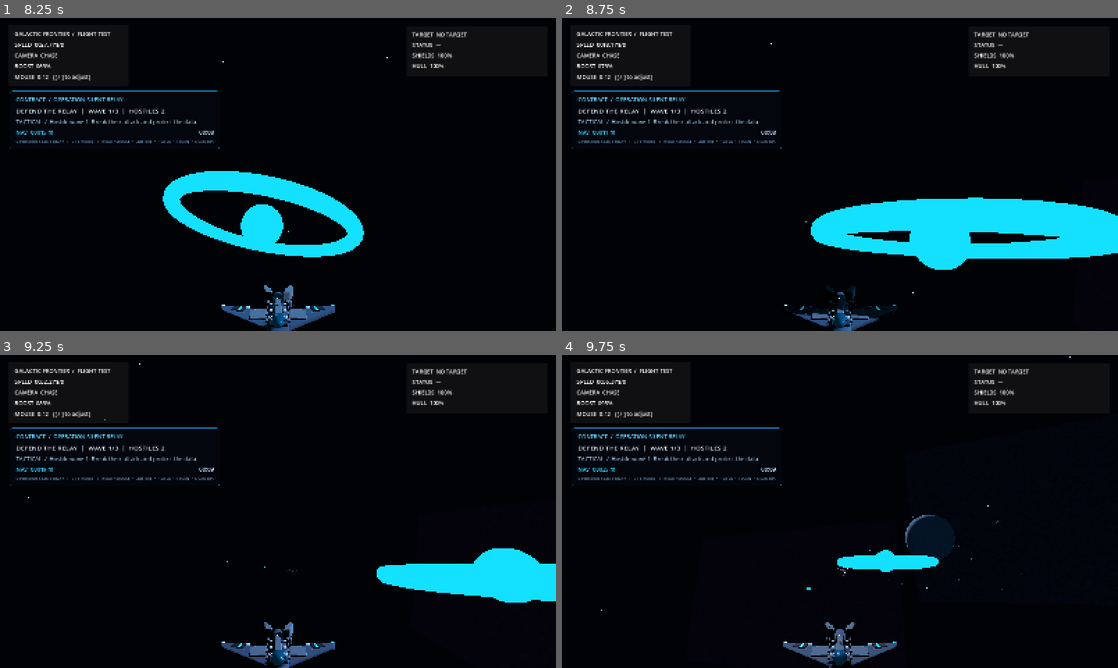
Above: before the commit, frames 1-4 (two rows, left to right).
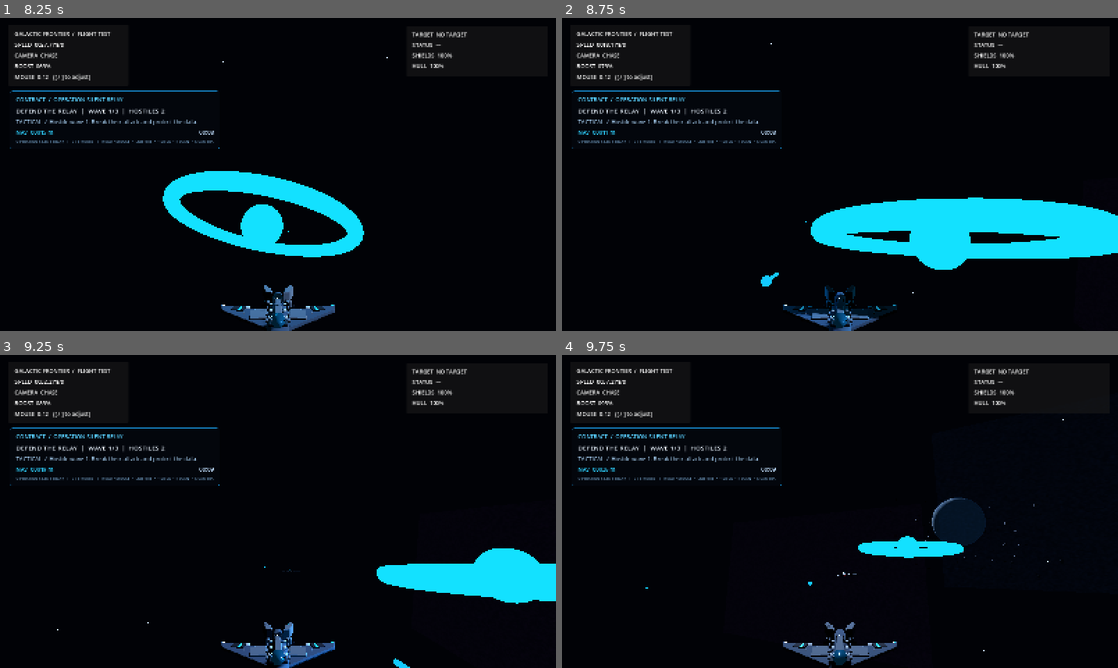
Above: after the commit, the same moments.

Repository: valdissor1990-ui/GALACTIC-FRONTIER
Game: Godot game, scene res://scenes/demo/gameplay_showcase.tscn
Two runs of this game, one before a commit and one after it. Both use one fixed random seed, a clock stepped at 60 frames per second and the inputs below. This scene is started directly instead of the project's main scene.
Inputs (mouse positions are in pixels of both pictures, inside the frame that each line leads up to):
- Up to frame 1 (8.25 s): tap Enter at 0.5 s; move the mouse to (272, 180) at 0.52 s; hold Shift (boost) 0.53-1.28 s; hold W (move_forward) 0.53-2.78 s; move the mouse to (316, 177) at 1.27 s; click (316, 177) at 1.35 s; move the mouse to (233, 171) at 2.02 s; hold Y (target_clear) 2.03-2.78 s; move the mouse to (283, 174) at 2.77 s; hold A (move_left) 2.78-3.53 s; tap T (target_lock) at 2.85, 7.35 s; move the mouse to (255, 168) at 3.52 s; hold C (toggle_camera) 3.53-4.28 s; hold W (move_forward) 3.53-5.78 s; move the mouse to (305, 174) at 4.27 s; tap F at 4.35 s; move the mouse to (250, 174) at 5.02 s; hold Shift (boost) 5.03-5.78 s; move the mouse to (289, 168) at 5.77 s; hold D (move_right) 5.78-6.53 s; click (289, 168) at 5.85 s; move the mouse to (272, 180) at 6.52 s; hold Y (target_clear) 6.53-7.28 s; hold W (move_forward) from 6.53 s (still down); move the mouse to (316, 177) at 7.27 s; move the mouse to (233, 171) at 8.02 s; hold C (toggle_camera) from 8.03 s (still down)
- Up to frame 2 (8.75 s): keep holding W (move_forward); keep holding C (toggle_camera)
- Up to frame 3 (9.25 s): move the mouse to (283, 511) at 8.77 s; release W (move_forward) at 8.78 s; release C (toggle_camera) at 8.78 s; hold A (move_left) from 8.78 s (still down); tap F at 8.85 s
- Up to frame 4 (9.75 s): move the mouse to (817, 505) at 9.52 s; release A (move_left) at 9.53 s; hold W (move_forward) from 9.53 s (still down); hold Shift (boost) from 9.53 s (still down)

Frame 1 is identical in both runs. In frame 2, 0.3% of the frame differs, in the area x 35-60%, y 81-100%; in frame 3, 0.4%; in frame 4, 2.4%, in the area x 7-92%, y 0-100%.

Commit message:
Add predictive lead aiming and evasive strafe behavior

Diff:
--- a/scripts/combat/enemy_combat_ai.gd
+++ b/scripts/combat/enemy_combat_ai.gd
@@ -1,7 +1,6 @@
 extends CharacterBody3D
 class_name EnemyCombatAI
-## Simple combat AI for the Phase 2 enemy fighter.
-## States: APPROACH, STRAFE, RETREAT, DISABLED.
+## Pursuit / strafe / retreat AI with predictive projectile interception.
 
 enum State { APPROACH, STRAFE, RETREAT, DISABLED }
 
@@ -16,6 +15,7 @@
 @export var shots_per_second: float = 1.6
 @export var projectile_speed: float = 160.0
 @export var projectile_damage: float = 12.0
+@export_range(0.0, 1.0, 0.05) var vertical_evasion_strength: float = 0.28
 @export var projectile_scene: PackedScene
 
 var player: Node3D
@@ -26,6 +26,7 @@
 var _cooldown: float = 0.0
 var _strafe_sign: float = 1.0
 var _strafe_timer: float = 0.0
+var _evasion_phase: float = 0.0
 
 
 func _ready() -> void:
@@ -36,6 +37,8 @@
 	if _damageable != null:
 		_damageable.destroyed.connect(_on_destroyed)
 	_strafe_sign = 1.0 if randf() > 0.5 else -1.0
+	_strafe_timer = randf_range(0.6, 1.8)
+	_evasion_phase = randf_range(0.0, TAU)
 
 
 func set_player(target: Node3D) -> void:
@@ -50,6 +53,7 @@
 		return
 
 	_cooldown = maxf(0.0, _cooldown - delta)
+	_evasion_phase = fposmod(_evasion_phase + delta * 2.1, TAU)
 	_update_state()
 	_steer_and_move(delta)
 	_try_fire()
@@ -77,27 +81,38 @@
 func _steer_and_move(delta: float) -> void:
 	var to_player := player.global_position - global_position
 	var distance := to_player.length()
+	var direct_direction := to_player.normalized()
 	var desired_dir := Vector3.ZERO
+	var facing_dir := direct_direction
 
 	match state:
 		State.APPROACH:
-			desired_dir = to_player.normalized()
+			desired_dir = direct_direction
+			facing_dir = _get_lead_direction(global_position)
 		State.STRAFE:
 			_strafe_timer -= delta
 			if _strafe_timer <= 0.0:
 				_strafe_sign *= -1.0
 				_strafe_timer = randf_range(1.2, 2.4)
 			var side := global_transform.basis.x * _strafe_sign
-			var hold := to_player.normalized() * clampf((distance - strafe_distance) * 0.15, -1.0, 1.0)
-			desired_dir = (side + hold).normalized()
+			var hold := direct_direction * clampf((distance - strafe_distance) * 0.15, -1.0, 1.0)
+			var vertical := Vector3.UP * sin(_evasion_phase) * vertical_evasion_strength
+			desired_dir = (side + hold + vertical).normalized()
+			facing_dir = _get_lead_direction(global_position)
 		State.RETREAT:
-			desired_dir = -to_player.normalized()
+			desired_dir = -direct_direction
+			facing_dir = direct_direction
 		_:
 			desired_dir = Vector3.ZERO
 
+	if facing_dir.length_squared() > 0.0001:
+		var up_axis := Vector3.UP
+		if absf(facing_dir.dot(up_axis)) > 0.96:
+			up_axis = Vector3.FORWARD
+		var target_basis := Basis.looking_at(facing_dir, up_axis)
+		global_transform.basis = global_transform.basis.slerp(target_basis, clampf(turn_rate * delta, 0.0, 1.0)).orthonormalized()
+
 	if desired_dir.length_squared() > 0.0001:
-		var target_basis := Basis.looking_at(desired_dir, Vector3.UP)
-		global_transform.basis = global_transform.basis.slerp(target_basis, clampf(turn_rate * delta, 0.0, 1.0)).orthonormalized()
 		velocity = velocity.move_toward(desired_dir * max_speed, acceleration * delta)
 	else:
 		velocity = velocity.move_toward(Vector3.ZERO, acceleration * delta)
@@ -109,20 +124,19 @@
 	if _cooldown > 0.0 or projectile_scene == null or _muzzle == null or player == null:
 		return
 
-	var to_player := player.global_position - global_position
-	var distance := to_player.length()
+	var distance := global_position.distance_to(player.global_position)
 	if distance > fire_range:
 		return
 
+	var aim_direction := _get_lead_direction(_muzzle.global_position)
 	var forward := -global_transform.basis.z
-	var angle := rad_to_deg(forward.angle_to(to_player.normalized()))
-	if angle > fire_angle_degrees:
+	if rad_to_deg(forward.angle_to(aim_direction)) > fire_angle_degrees:
 		return
 
 	var projectile := projectile_scene.instantiate() as CombatProjectile
 	if projectile == null:
 		return
-	projectile.configure(forward, self, projectile_speed, projectile_damage)
+	projectile.configure(aim_direction, self, projectile_speed, projectile_damage)
 	projectile.global_transform = _muzzle.global_transform
 	var host := get_tree().current_scene
 	if host == null:
@@ -131,6 +145,59 @@
 	_cooldown = 1.0 / maxf(shots_per_second, 0.1)
 
 
+func _get_player_velocity() -> Vector3:
+	if player is CharacterBody3D:
+		return (player as CharacterBody3D).velocity
+	return Vector3.ZERO
+
+
+func _get_lead_direction(origin: Vector3) -> Vector3:
+	if player == null or not is_instance_valid(player):
+		return -global_transform.basis.z
+	return calculate_intercept_direction(
+		origin,
+		player.global_position,
+		_get_player_velocity(),
+		projectile_speed
+	)
+
+
+static func calculate_intercept_time(relative_position: Vector3, target_velocity: Vector3, speed: float) -> float:
+	if speed <= 0.001:
+		return 0.0
+	var a := target_velocity.dot(target_velocity) - speed * speed
+	var b := 2.0 * relative_position.dot(target_velocity)
+	var c := relative_position.dot(relative_position)
+	var fallback_time := sqrt(c) / speed
+
+	if absf(a) < 0.0001:
+		if absf(b) < 0.0001:
+			return fallback_time
+		var linear_time := -c / b
+		return linear_time if linear_time > 0.0 else fallback_time
+
+	var discriminant := b * b - 4.0 * a * c
+	if discriminant < 0.0:
+		return fallback_time
+	var root := sqrt(discriminant)
+	var first := (-b - root) / (2.0 * a)
+	var second := (-b + root) / (2.0 * a)
+	var best := INF
+	if first > 0.0:
+		best = first
+	if second > 0.0:
+		best = minf(best, second)
+	return best if is_finite(best) else fallback_time
+
+
+static func calculate_intercept_direction(origin: Vector3, target_position: Vector3, target_velocity: Vector3, speed: float) -> Vector3:
+	var relative_position := target_position - origin
+	if relative_position.length_squared() <= 0.000001:
+		return Vector3.ZERO
+	var intercept_time := calculate_intercept_time(relative_position, target_velocity, speed)
+	return (relative_position + target_velocity * intercept_time).normalized()
+
+
 func _on_destroyed() -> void:
 	state = State.DISABLED
 	velocity = Vector3.ZERO
